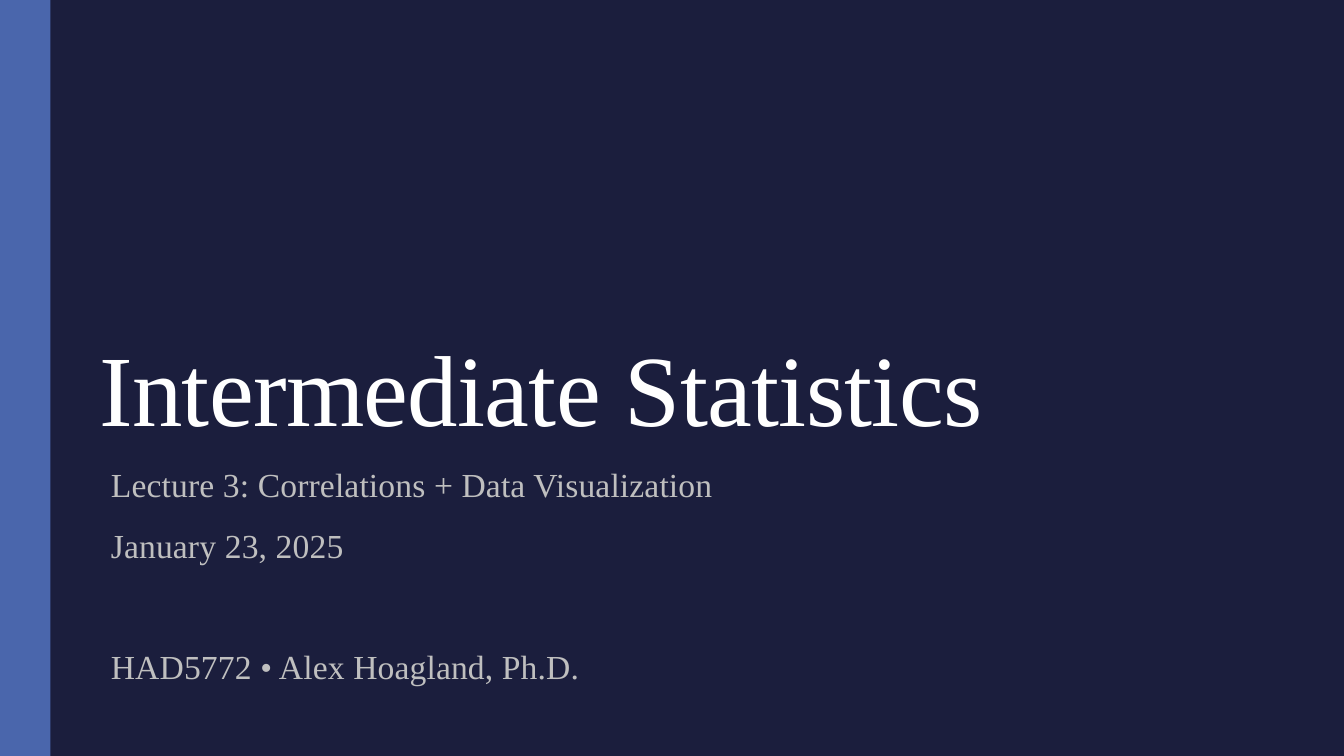
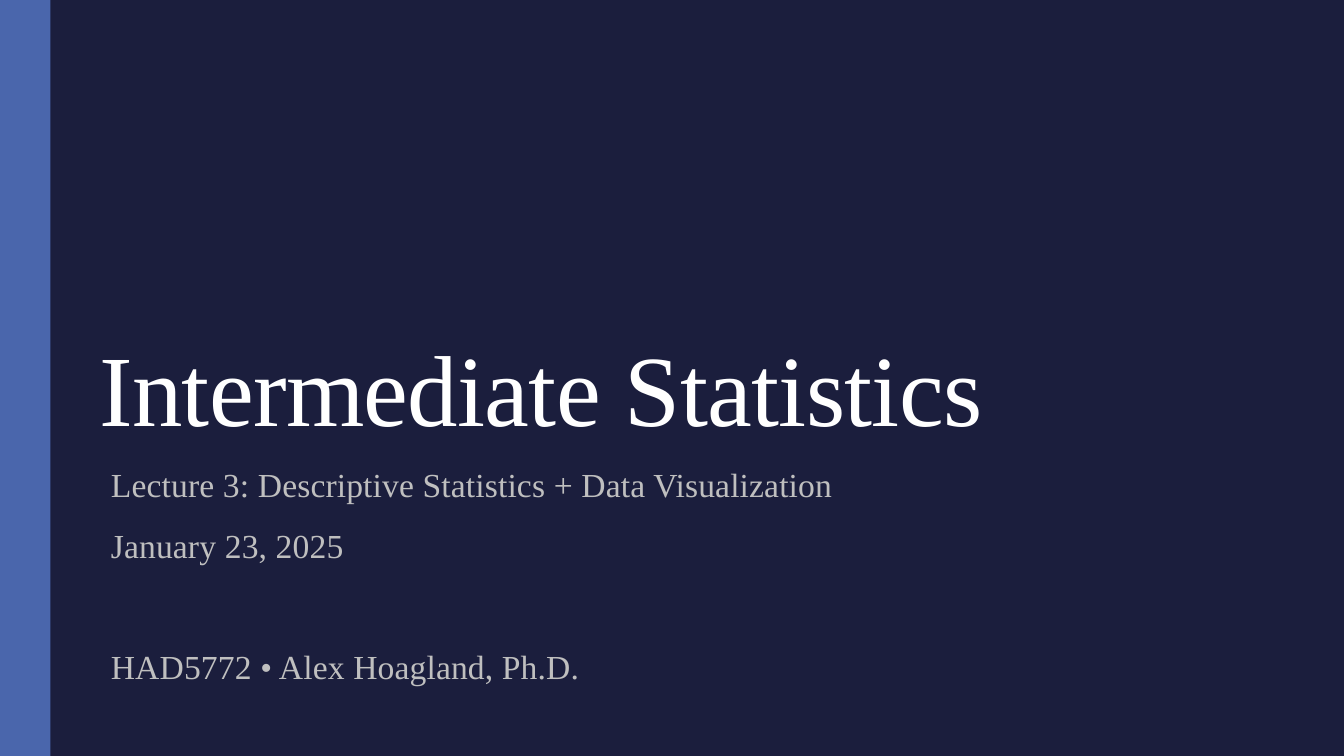
Before and after one commit to alex-hoagland/HAD5772, a slide deck: slide 1 of Lectures/Lecture03_Correlations/Lecture3_Correlations.pptx. Drawn at 1344x756 pixels with LibreOffice and Linux fonts; fonts in the diff are those of the drawing. Boxes give left, top, right and bottom in pixels: in the first picture for what was removed or moved away, otherwise in the second. Text is boxed around its words. In the diff, an @@ line names an element or a change of style, - is before the commit and + after.

```diff
--- a/Lectures/Lecture03_Correlations/Lecture3_Correlations.pptx
+++ b/Lectures/Lecture03_Correlations/Lecture3_Correlations.pptx
@@ subtitle at (111,473,832,504): text changed @@
-Lecture 3: Correlations + Data Visualization
+Lecture 3: Descriptive Statistics + Data Visualization
```
Also in this commit, not shown: 1 other slide changed, 35 slides added, 10 slides removed, 3 other files.
